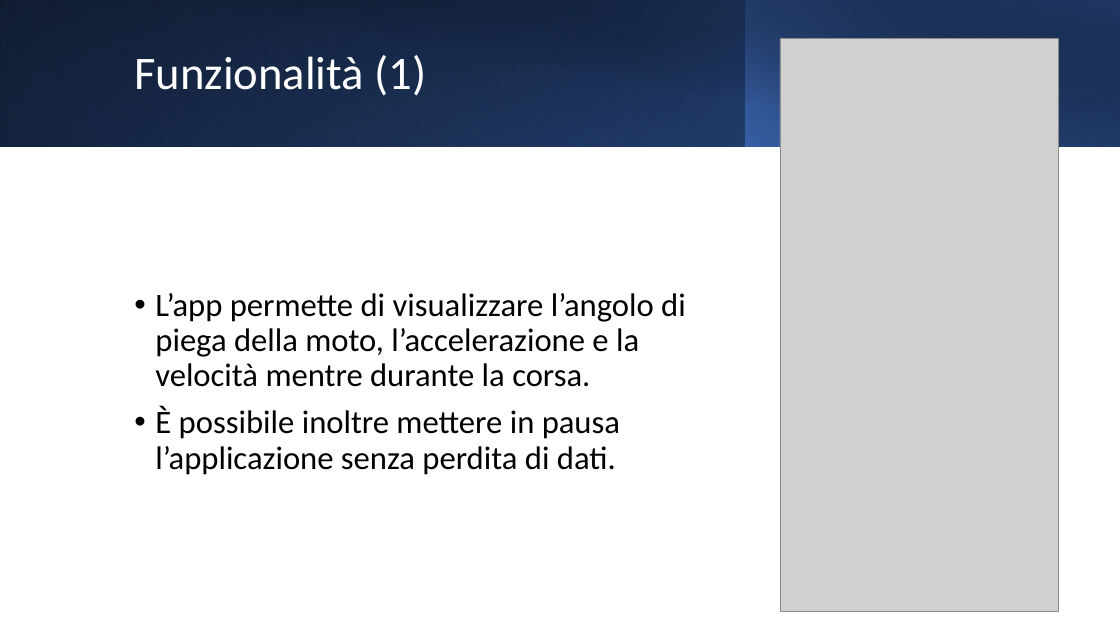
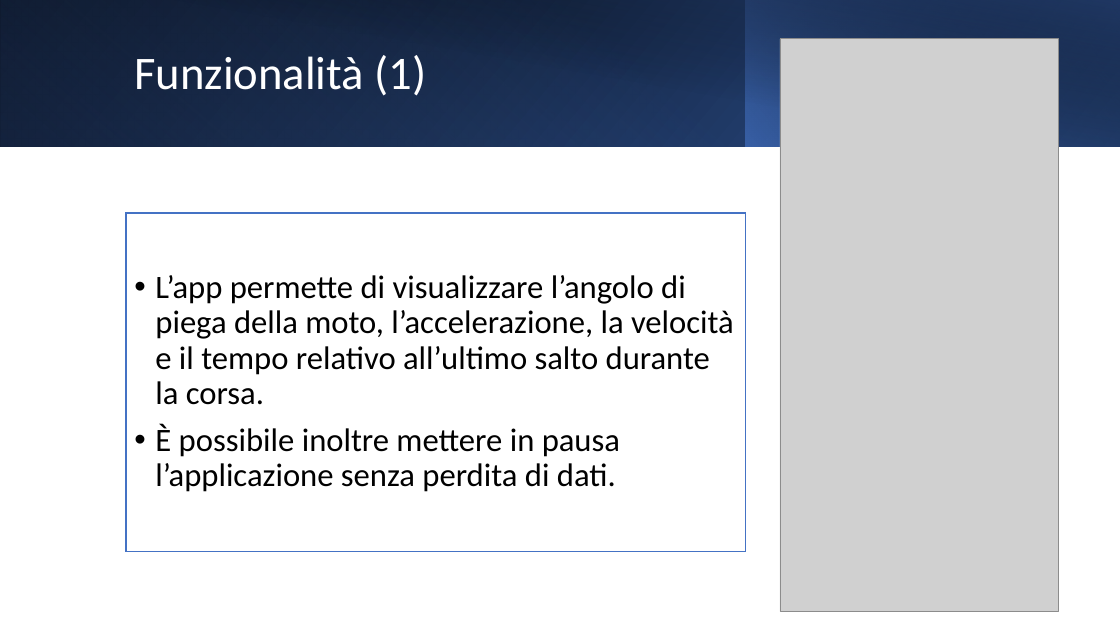
Before and after one commit to Alby-C/MA-IoT, a slide deck: slide 3 of BikeActivity.pptx. Drawn at 1120x630 pixels with LibreOffice and Linux fonts; fonts in the diff are those of the drawing; grey boxes stand for pictures. Boxes give left, top, right and bottom in pixels: in the first picture for what was removed or moved away, otherwise in the second. Text is boxed around its words. In the diff, an @@ line names an element or a change of style, - is before the commit and + after.

Commit message:
Seconda verisone della presentazione (quasi finita)

```diff
--- a/BikeActivity.pptx
+++ b/BikeActivity.pptx
@@ text "L’app permette di visualizzare l’angolo ...": place and size @@
-text "L’app permette di visualizzare l’angolo ..." at [155,293,686,475]
+text "L’app permette di visualizzare l’angolo ..." at [126,213,745,552]
@@ text "L’app permette di visualizzare l’angolo ..." at [126,213,745,552]: fill none to #FFFFFF; outline none to #4472C4 1 pt @@
@@ text at [155,275,734,405]: text changed @@
-• L’app permette di visualizzare l’angolo di piega della moto, l’accelerazione e la velocità mentre durante la corsa.
+• L’app permette di visualizzare l’angolo di piega della moto, l’accelerazione, la velocità e il tempo relativo all’ultimo salto durante la corsa.
```
Also in this commit, not shown: 5 other slides changed, 8 slides added.
